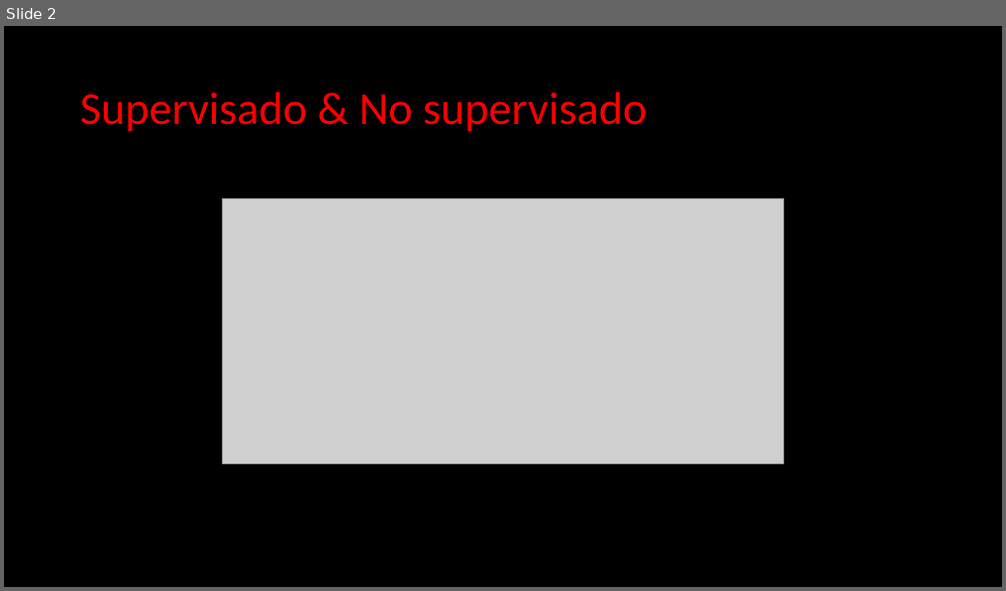
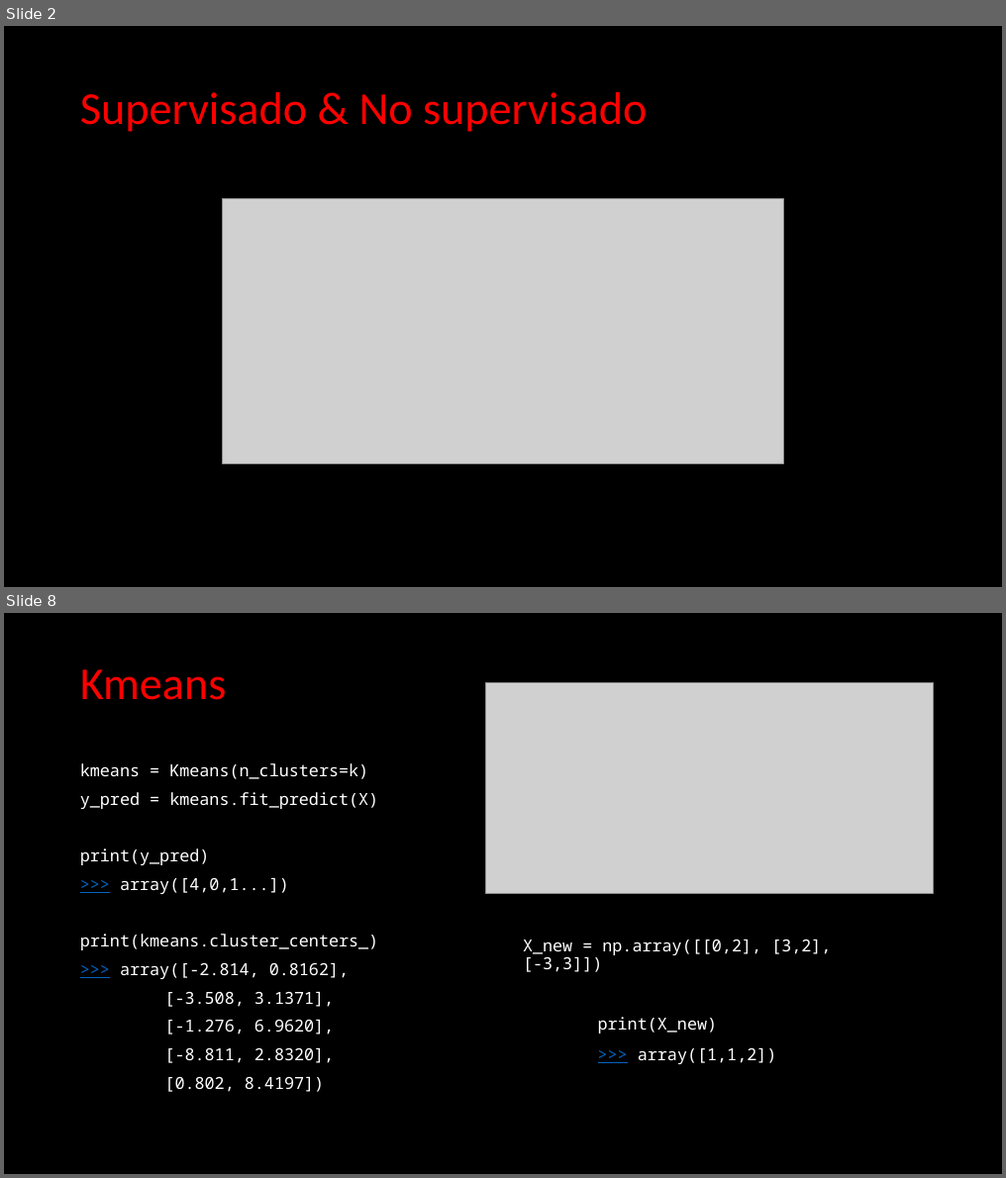
Before and after one commit to Clapiniella/data_science_jun_2020, a slide deck: week10/day4/theory/Machine Learning - Unsupervised Learning.pptx. Shown one above the other, each under a label of ours: slide 2 before the commit, slides 2 and 8 after it; the slides between them are not shown. The pictures are 1006x591 and 1006x1178 pixels, drawn with LibreOffice and Linux fonts; fonts in the diff are those of the drawing; grey boxes stand for pictures. Boxes give left, top, right and bottom in pixels: in the first picture for what was removed or moved away, otherwise in the second. Text is boxed around its words. In the diff, an @@ line names an element or a change of style, - is before the commit and + after.

```diff
--- a/week10/day4/theory/Machine Learning - Unsupervised Learning.pptx
+++ b/week10/day4/theory/Machine Learning - Unsupervised Learning.pptx
@@ slide 8 added at (4, 613, 1002, 1174), background #000000 @@
@@ title added at (80, 669, 227, 700), 44 pt, text #FF0000 @@
+Kmeans
@@ picture added at (485, 683, 934, 894) @@
@@ text added at (80, 763, 378, 1092), 16 pt, text #FFFFFF @@
+kmeans = Kmeans(n_clusters=k)
+y_pred = kmeans.fit_predict(X)
+print(y_pred)
+>>> array([4,0,1...])
+print(kmeans.cluster_centers_)
+>>> array([-2.814, 0.8162],
+[-3.508, 3.1371],
+[-1.276, 6.9620],
+[-8.811, 2.8320],
+[0.802, 8.4197])
@@ text added at (523, 940, 831, 1064), 16 pt, text #FFFFFF @@
+X_new = np.array([[0,2], [3,2], [-3,3]])
+print(X_new)
+>>> array([1,1,2])
```
Also in this commit, not shown: 9 other slides added, 10 slides removed, 2 other files.
